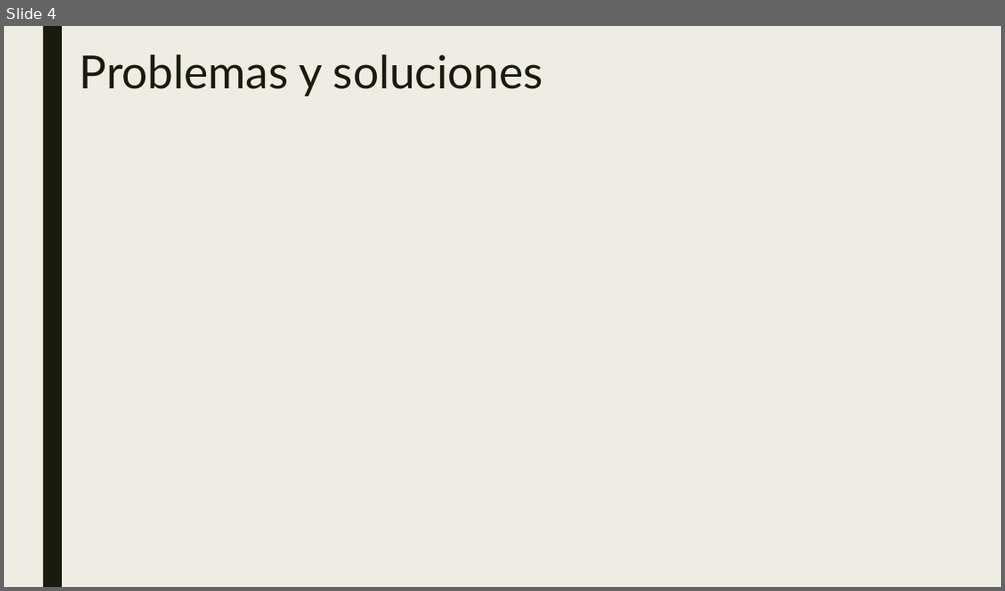
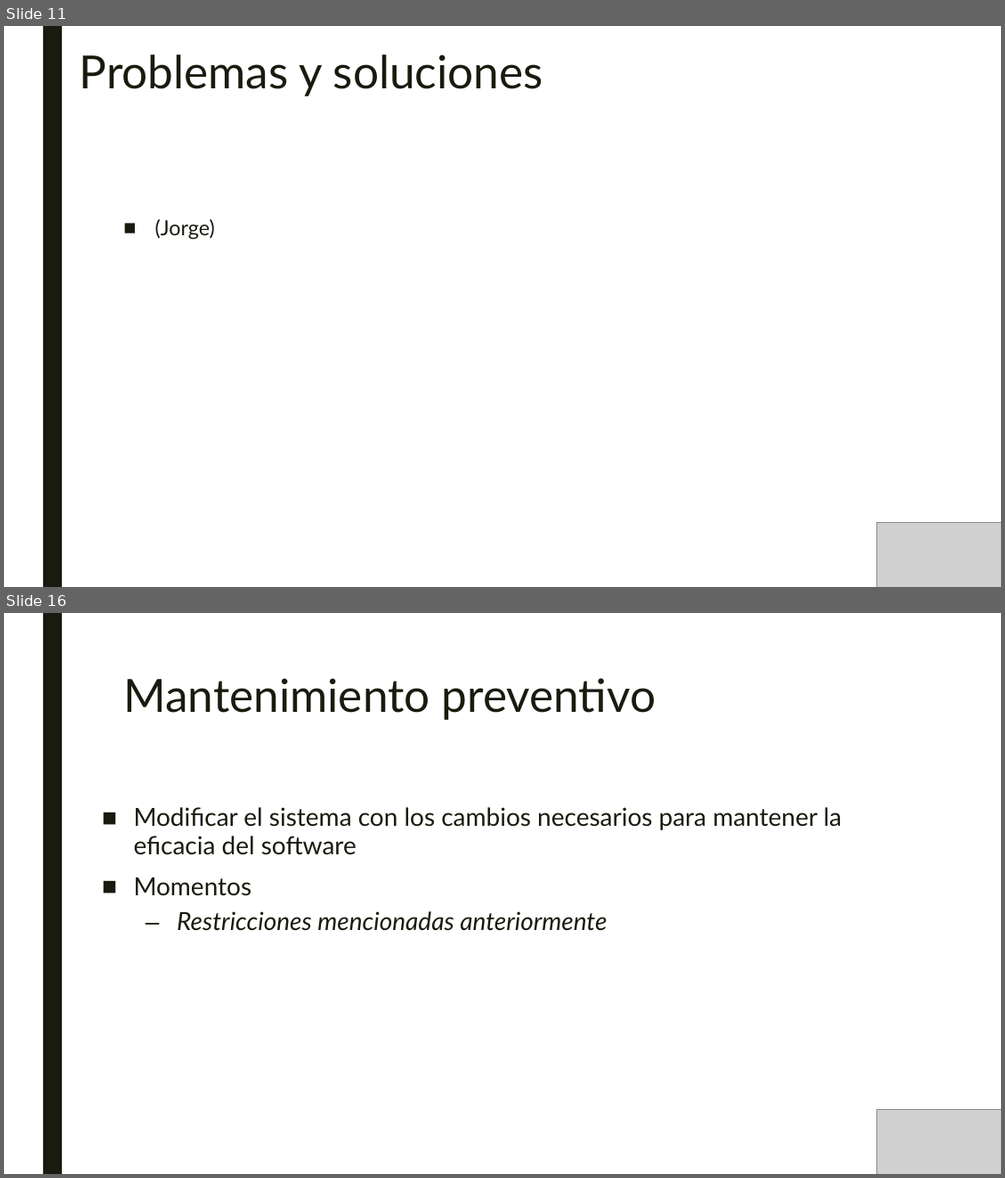
Before and after one commit to SombraJ/practicaAIS, a slide deck: Gestión de un proyecto Software.pptx. Shown one above the other, each under a label of ours: slide 4 before the commit, slides 11 and 16 after it; the slides between them are not shown. The pictures are 1005x591 and 1005x1178 pixels, drawn with LibreOffice and Linux fonts; fonts in the diff are those of the drawing; grey boxes stand for pictures. Boxes give left, top, right and bottom in pixels: in the first picture for what was removed or moved away, otherwise in the second. Text is boxed around its words. In the diff, an @@ line names an element or a change of style, - is before the commit and + after.

```diff
--- a/Gestión de un proyecto Software.pptx
+++ b/Gestión de un proyecto Software.pptx
@@ slide 16 added at (4,613,1001,1174), background #FFFFFF; not listed: 1 template element that a slide beside it also shows @@
@@ title added at (123,678,656,720), 44 pt, text #191B0E @@
+Mantenimiento preventivo
@@ text added at (134,807,842,931), 24 pt, text #191B0E @@
+■ Modificar el sistema con los cambios necesarios para mantener la eficacia del software
+■ Momentos
+  – Restricciones mencionadas anteriormente
@@ picture added at (877,1110,1001,1174) @@
@@ what was slide 4 is now slide 11 @@
@@ slide 11 changed as well @@
@@ background #EFEDE3 to #FFFFFF @@
@@ text added at (155,219,215,240), 20 pt, text #191B0E @@
+■ (Jorge)
@@ picture added at (877,523,1001,587) @@
```
Also in this commit, not shown: 3 other slides changed, 11 other slides added, 1 slide removed.
